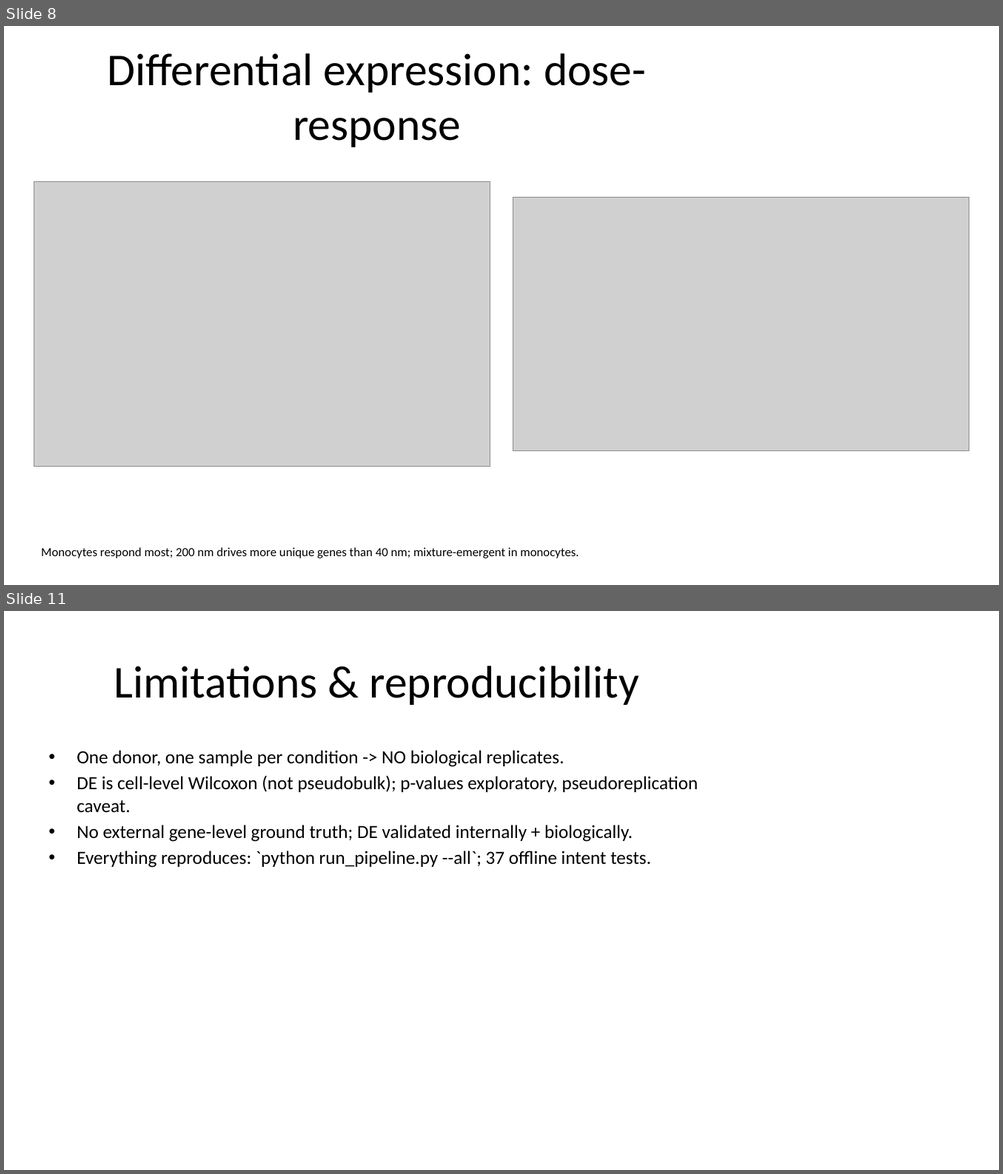
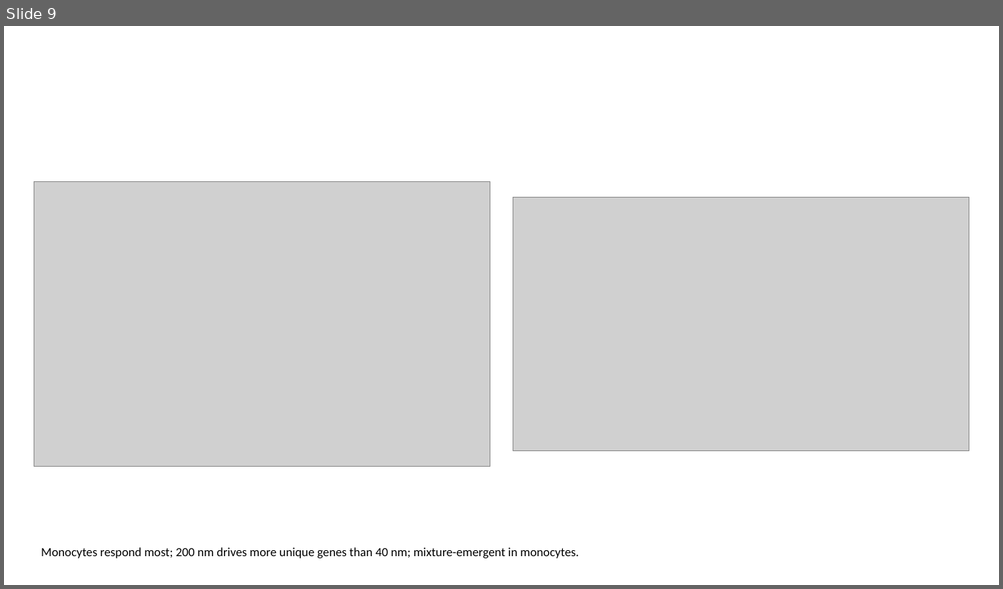
Before and after one commit to MegatronJeremy/ANOA-ANO, a slide deck: results/slides/GI_nanoplastic.pptx. Shown one above the other, each under a label of ours: slides 8 and 11 before the commit, slide 9 after it; the slides between them are not shown. The pictures are 1003x1174 and 1003x589 pixels, drawn with LibreOffice and Linux fonts; fonts in the diff are those of the drawing; grey boxes stand for pictures. Boxes give left, top, right and bottom in pixels: in the first picture for what was removed or moved away, otherwise in the second. Text is boxed around its words. In the diff, an @@ line names an element or a change of style, - is before the commit and + after.

Commit message:
fix: stretch text to full width; split overcrowded figure slides
Two issues after the 16:9 switch:
1. Title/bullet placeholders kept the built-in layout's ~9in (4:3) width, so
   text hugged the left with a dead band on the right -- looked off-centre.
   _stretch() now re-spans every text placeholder to the usable width.
2. The QC slide (violin strip 3.75:1 + scatter) and Bonus slide (module-scores
   + additivity 5:1) crammed two wide figures side by side, shrinking both to
   unreadable. Each is now split into two full-width single-figure slides.

Deck: 11 -> 13 slides. Verified: 0 narrow text placeholders, 0 figure overflow.

```diff
--- a/results/slides/GI_nanoplastic.pptx
+++ b/results/slides/GI_nanoplastic.pptx
@@ slide 11 removed at [4, 611, 999, 1170], background #FFFFFF @@
@@ title removed at [114, 666, 639, 705] @@
-Limitations & reproducibility
@@ text removed at [77, 750, 698, 868] @@
-• One donor, one sample per condition -> NO biological replicates.
-• DE is cell-level Wilcoxon (not pseudobulk); p-values exploratory, pseudoreplication caveat.
-• No external gene-level ground truth; DE validated internally + biologically.
-• Everything reproduces: `python run_pipeline.py --all`; 37 offline intent tests.
@@ what was slide 8 is now slide 9 @@
@@ slide 9 changed as well @@
@@ title removed at [108, 53, 646, 147] @@
-Differential expression: dose-response
```
Also in this commit, not shown: 4 other slides changed, 8 slides added, 5 other slides removed, 1 other file.
